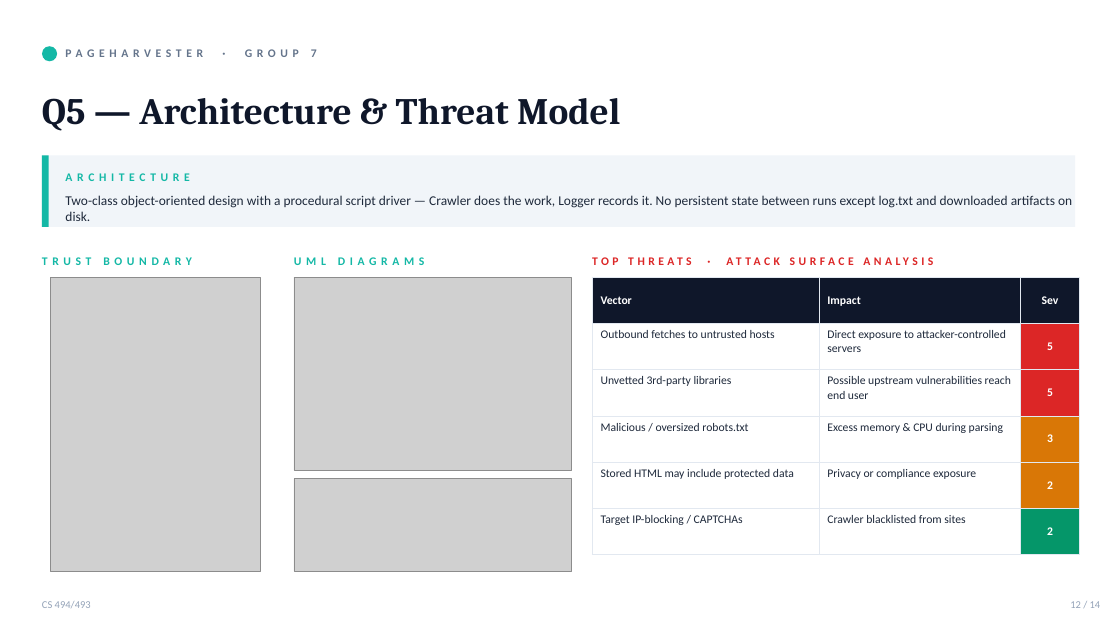
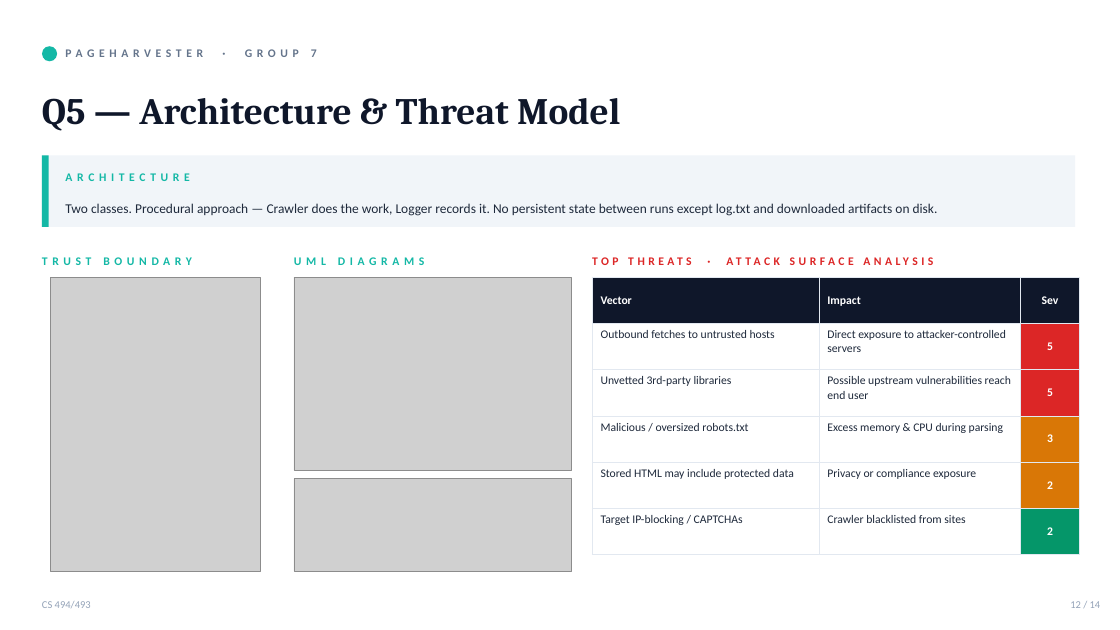
Before and after one commit to ODonovanMurphyII/CS493_Course_Project, a slide deck: slide 11 of Web Crawler Powerpoint.pptx (slide 12 before the commit). Drawn at 1120x630 pixels with LibreOffice and Linux fonts; fonts in the diff are those of the drawing; grey boxes stand for pictures. Boxes give left, top, right and bottom in pixels: in the first picture for what was removed or moved away, otherwise in the second. Text is boxed around its words. In the diff, an @@ line names an element or a change of style, - is before the commit and + after.

```diff
--- a/Web Crawler Powerpoint.pptx
+++ b/Web Crawler Powerpoint.pptx
@@ text at box(65, 203, 938, 216): text changed @@
-Two-class object-oriented design with a procedural script driver — Crawler does the work, Logger records it. No persistent state between runs except log.txt and downloaded artifacts on disk.
+Two classes. Procedural approach — Crawler does the work, Logger records it. No persistent state between runs except log.txt and downloaded artifacts on disk.
```
Also in this commit, not shown: 4 other slides changed, 1 slide removed.
